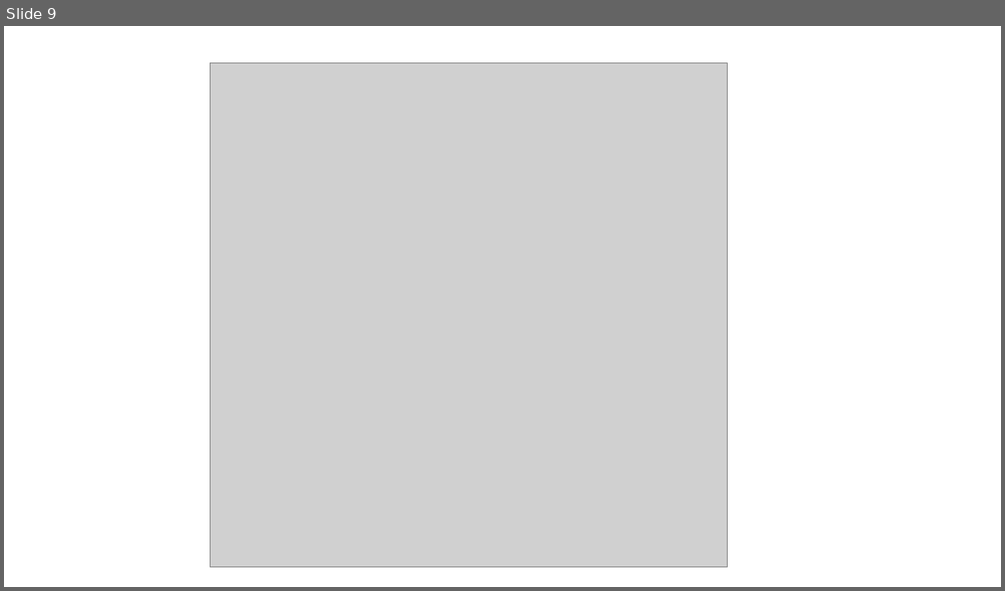
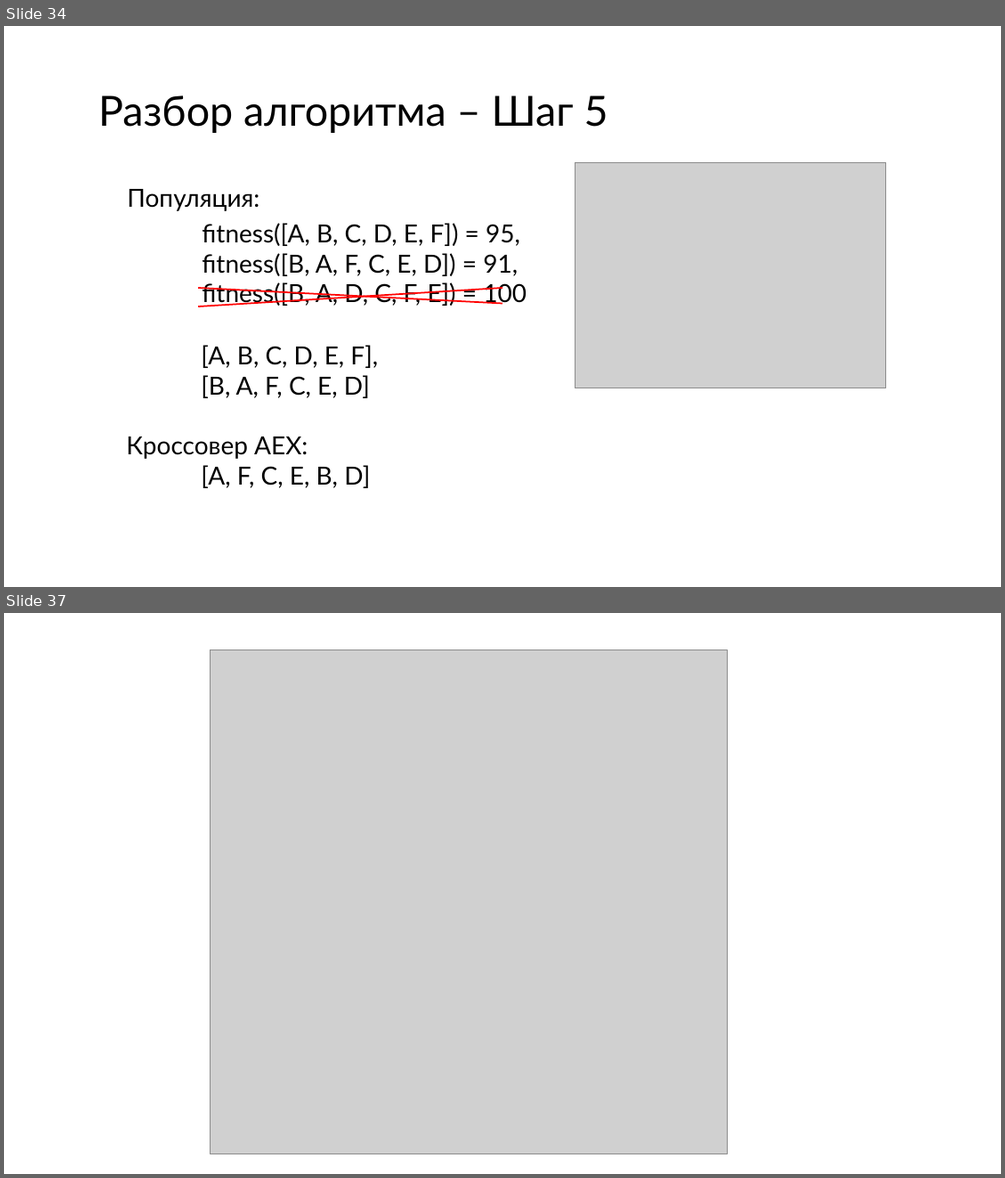
Before and after one commit to w1ldhoneyp1e/goods-distribution-warehouse, a slide deck: presentation.pptx. Shown one above the other, each under a label of ours: slide 9 before the commit, slides 34 and 37 after it; the slides between them are not shown. The pictures are 1005x591 and 1005x1178 pixels, drawn with LibreOffice and Linux fonts; fonts in the diff are those of the drawing; grey boxes stand for pictures. Boxes give left, top, right and bottom in pixels: in the first picture for what was removed or moved away, otherwise in the second. Text is boxed around its words. In the diff, an @@ line names an element or a change of style, - is before the commit and + after.

```diff
--- a/presentation.pptx
+++ b/presentation.pptx
@@ slide 34 added at (4,26,1001,587), background #FFFFFF @@
@@ title added at (98,95,608,133), 40 pt, text #000000 @@
+Разбор алгоритма – Шаг 5
@@ picture added at (574,162,886,388) @@
@@ text added at (127,189,526,307), 24 pt, text #000000 @@
+Популяция:
+fitness([A, B, C, D, E, F]) = 95,
+fitness([B, A, F, C, E, D]) = 91,
+fitness([B, A, D, C, F, E]) = 100
@@ line added from (198, 306) to (502, 288), #FF0000 1.5 pt @@
@@ line added from (198, 288) to (502, 304), #FF0000 1.5 pt @@
@@ text added at (126,345,378,488), 24 pt, text #000000 @@
+[A, B, C, D, E, F],
+[B, A, F, C, E, D]
+Кроссовер AEX:
+[A, F, C, E, B, D]
@@ what was slide 9 is now slide 37 @@
```
Also in this commit, not shown: 16 slides changed, 22 other slides added, 3 slides removed, 29 other files.
